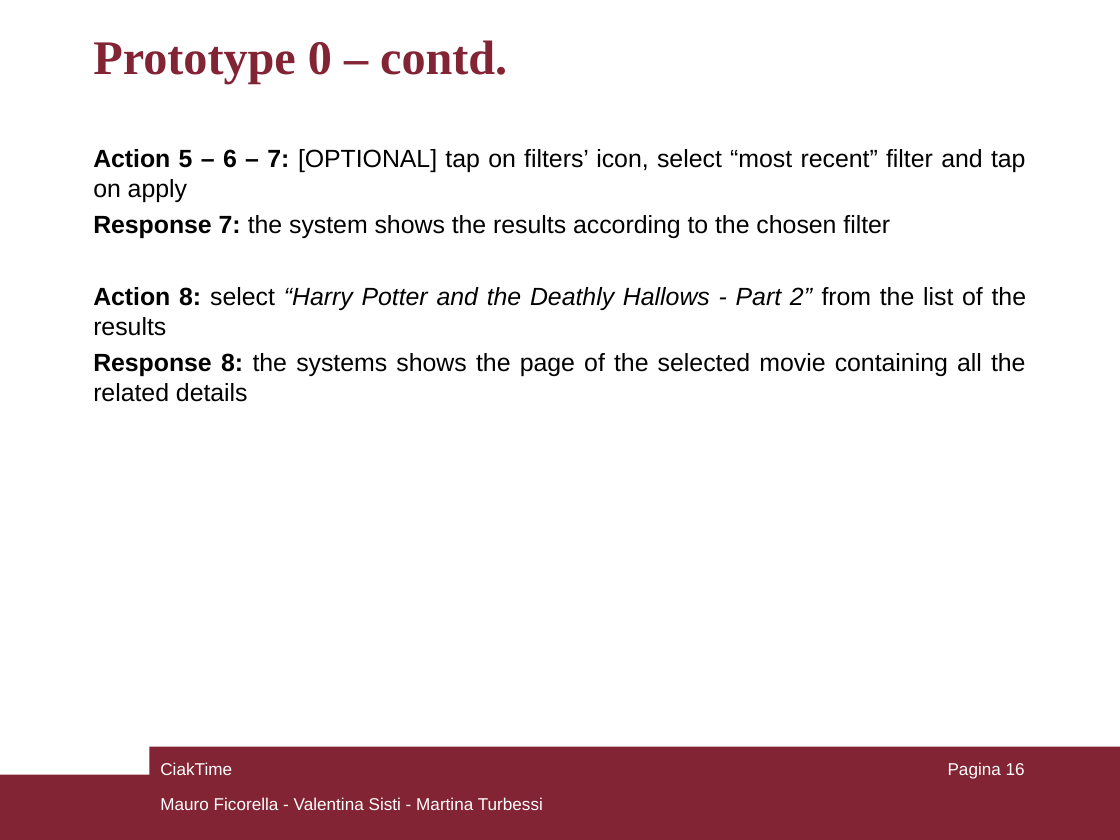
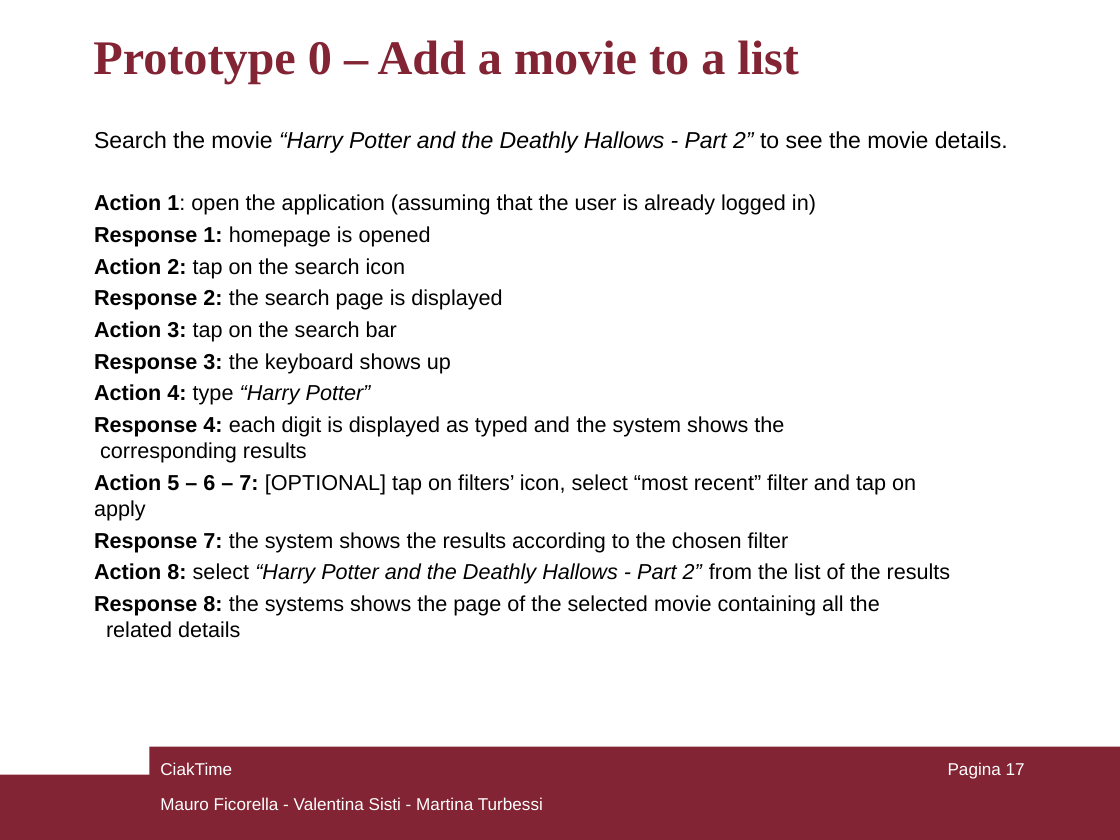
Before and after one commit to mauroficorella/Human-Computer-Interaction, a slide deck: slide 17 of Documentazione/CiakTime_HCI.ppt (slide 16 before the commit). Drawn at 1120x840 pixels with LibreOffice and Linux fonts; fonts in the diff are those of the drawing. Boxes give left, top, right and bottom in pixels: in the first picture for what was removed or moved away, otherwise in the second. Text is boxed around its words. In the diff, an @@ line names an element or a change of style, - is before the commit and + after.

```diff
--- a/Documentazione/CiakTime_HCI.ppt
+++ b/Documentazione/CiakTime_HCI.ppt
@@ text at (x1=93, y1=40, x2=799, y2=83): text changed @@
-Prototype 0 – contd.
+Prototype 0 – Add a movie to a list
@@ text "Search the movie “Harry Potter ..." moved from (x1=93, y1=149, x2=1026, y2=402) to (x1=94, y1=131, x2=1008, y2=638) @@
@@ text at (x1=94, y1=131, x2=1008, y2=463): paragraphs added @@
+Search the movie “Harry Potter and the Deathly Hallows - Part 2” to see the movie details.
+Action 1: open the application (assuming that the user is already logged in)
+Response 1: homepage is opened
+Action 2: tap on the search icon
+Response 2: the search page is displayed
+Action 3: tap on the search bar
+Response 3: the keyboard shows up
+Action 4: type “Harry Potter”
+Response 4: each digit is displayed as typed and the system shows the
+corresponding results
@@ text at (x1=94, y1=474, x2=951, y2=638): size 16 to 13.9 pt in "Action 5 – 6 – 7: [OPTIONAL] ...", "Response 7: the system shows the results ...", "Action 8: select “Harry Potter and the ...", "Response 8: the systems shows the page ..."; alignment justified to left @@
@@ page number at (x1=948, y1=762, x2=1025, y2=779): text changed @@
-Pagina 16
+Pagina 17
```
Also in this commit, not shown: 3 other slides changed, 1 slide added, 11 other files.
